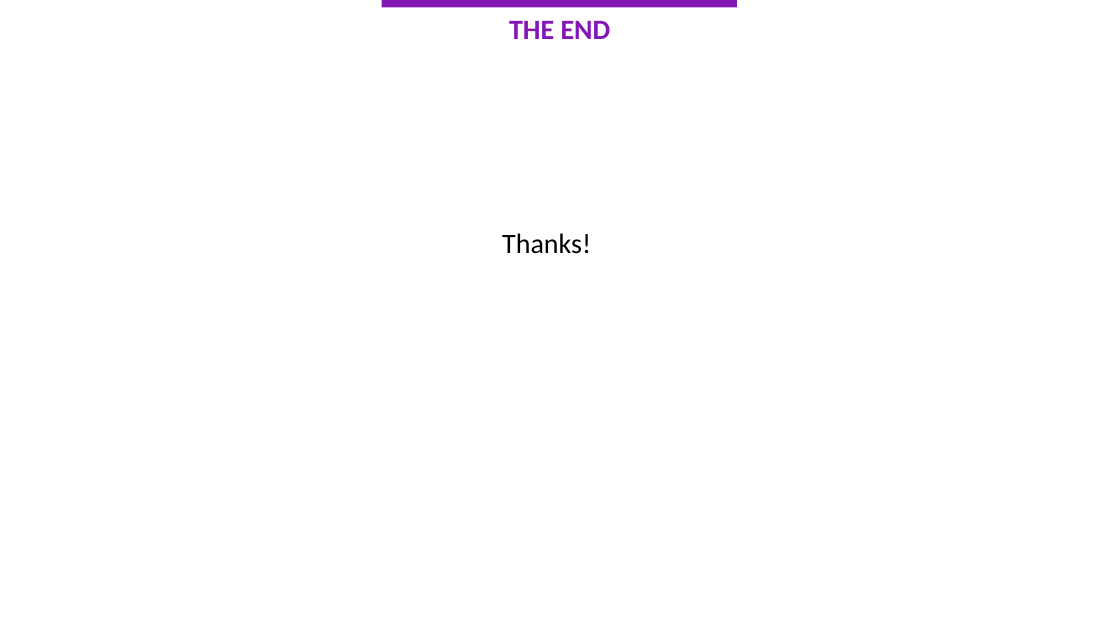
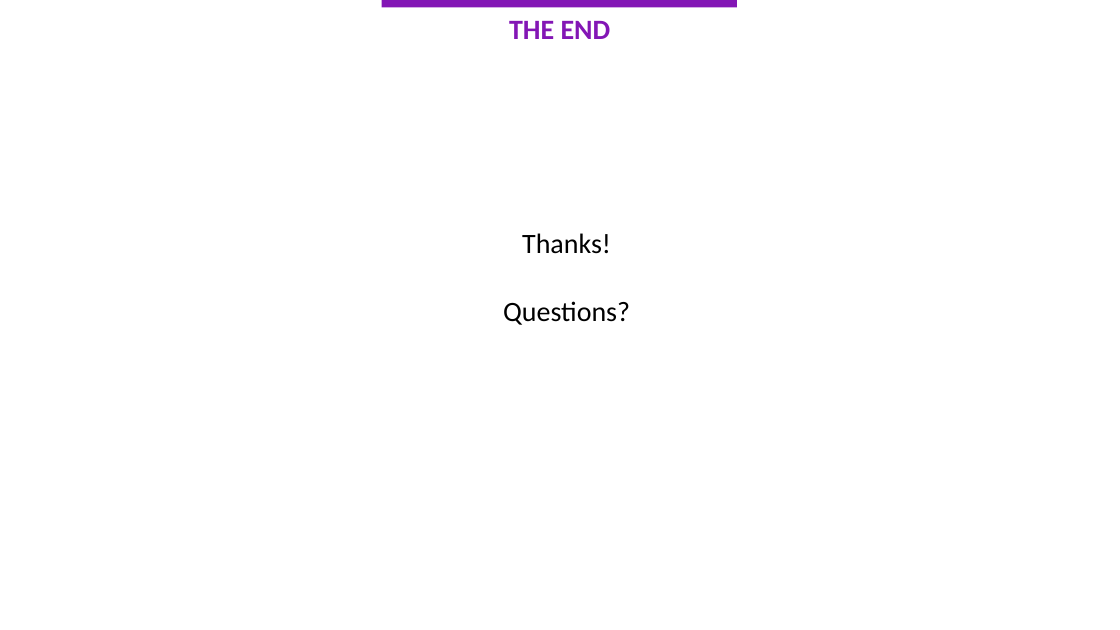
Before and after one commit to kemalcankara/anlp2023_guz, a slide deck: slide 7 of Slides/5.KRY-ANLP_15Kasim.pptx (slide 6 before the commit). Drawn at 1120x630 pixels with LibreOffice and Linux fonts; fonts in the diff are those of the drawing. Boxes give left, top, right and bottom in pixels: in the first picture for what was removed or moved away, otherwise in the second. Text is boxed around its words. In the diff, an @@ line names an element or a change of style, - is before the commit and + after.

```diff
--- a/Slides/5.KRY-ANLP_15Kasim.pptx
+++ b/Slides/5.KRY-ANLP_15Kasim.pptx
@@ text at [522,233,611,254]: alignment left to centre @@
@@ text at [503,301,630,325]: paragraph added @@
+Questions?
```
Also in this commit, not shown: 1 slide added, 2 other files.
